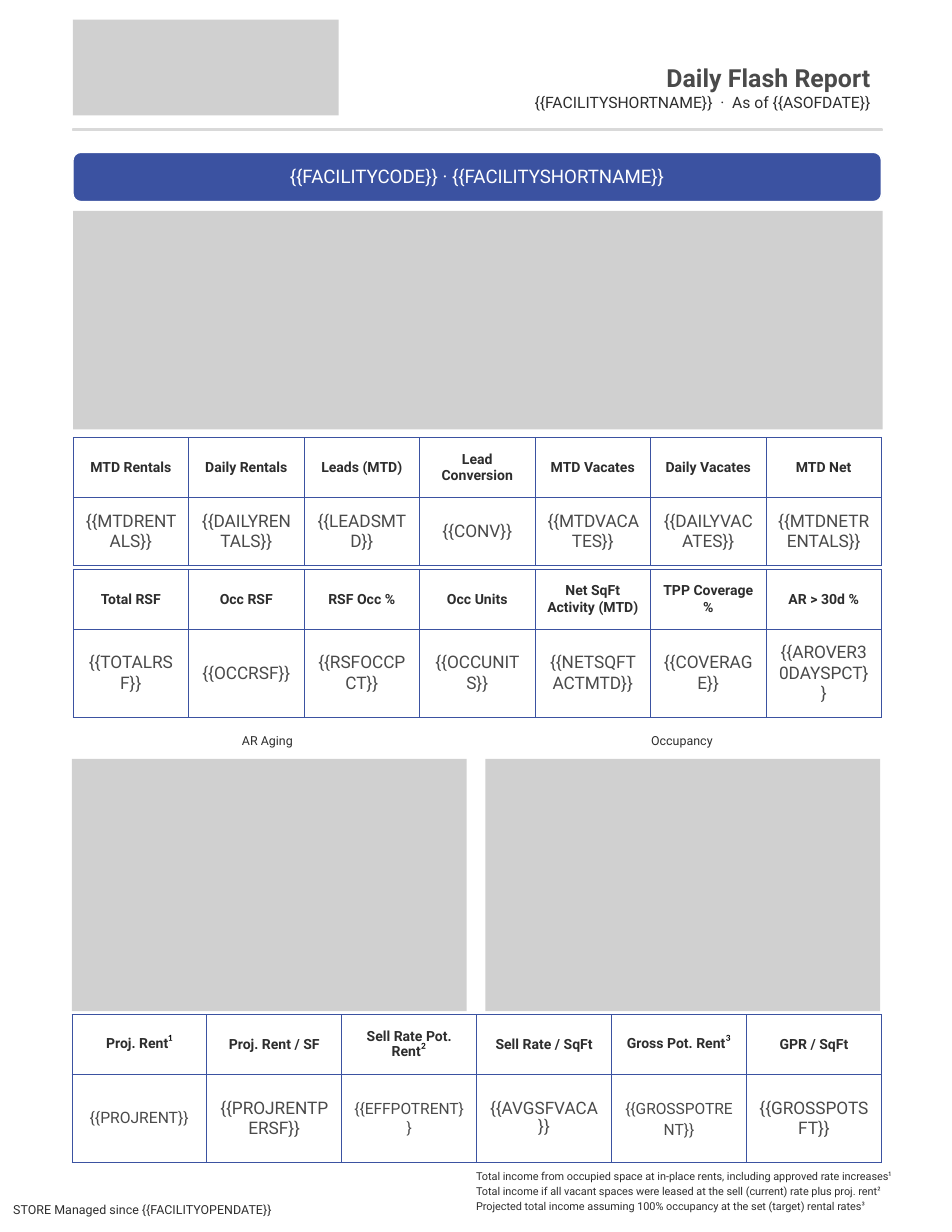
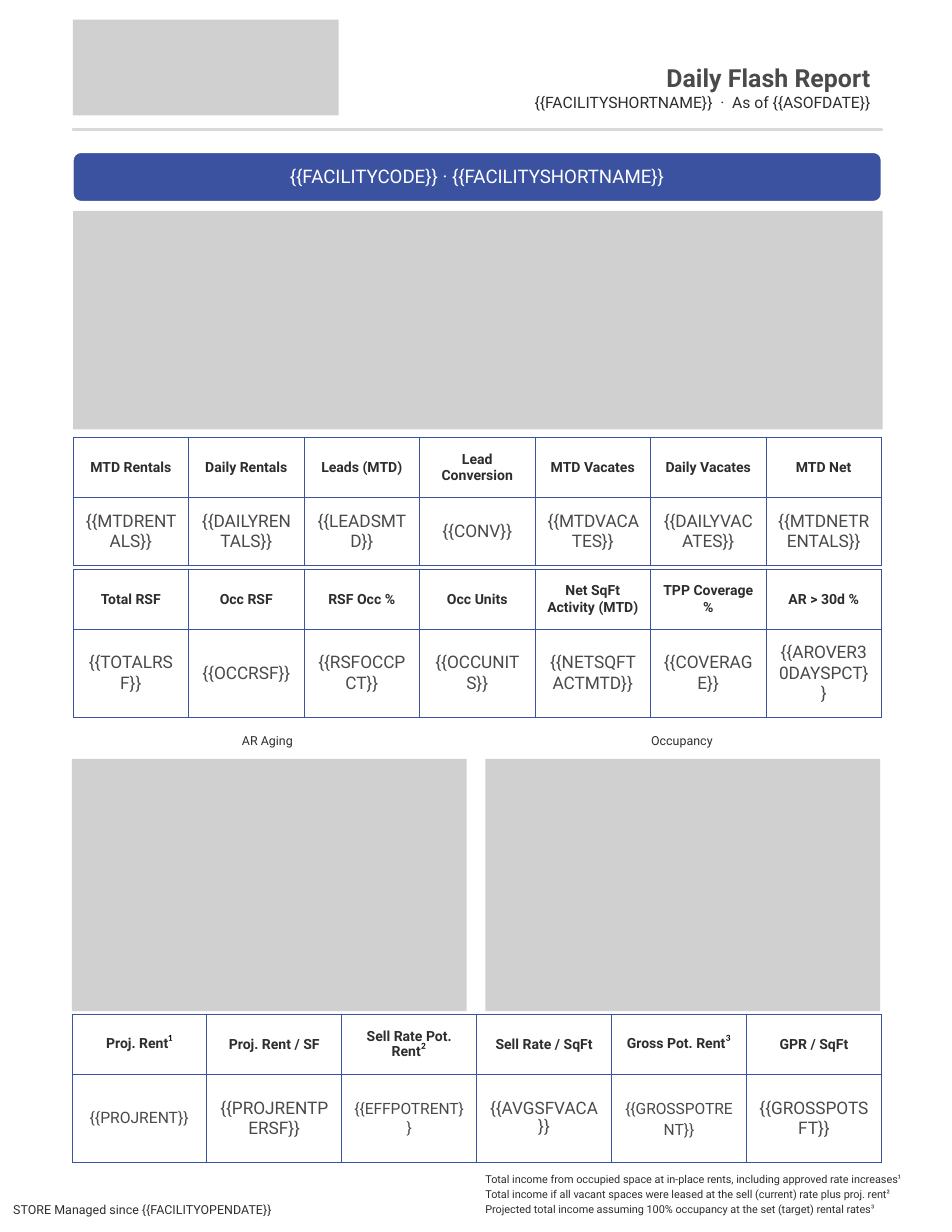
Before and after one commit to alexandermburke/ProformaBuilder, a slide deck: slide 1 of storeinsight/public/FLASHTEMPLATE.pptx. Drawn at 952x1232 pixels with LibreOffice and Linux fonts; fonts in the diff are those of the drawing; grey boxes stand for pictures. Boxes give left, top, right and bottom in pixels: in the first picture for what was removed or moved away, otherwise in the second. Text is boxed around its words. In the diff, an @@ line names an element or a change of style, - is before the commit and + after.

```diff
--- a/storeinsight/public/FLASHTEMPLATE.pptx
+++ b/storeinsight/public/FLASHTEMPLATE.pptx
@@ text "Total income from occupied space ...": place and size @@
-text "Total income from occupied space ..." at [476,1171,891,1213]
+text "Total income from occupied space ..." at [485,1174,900,1216]
```
